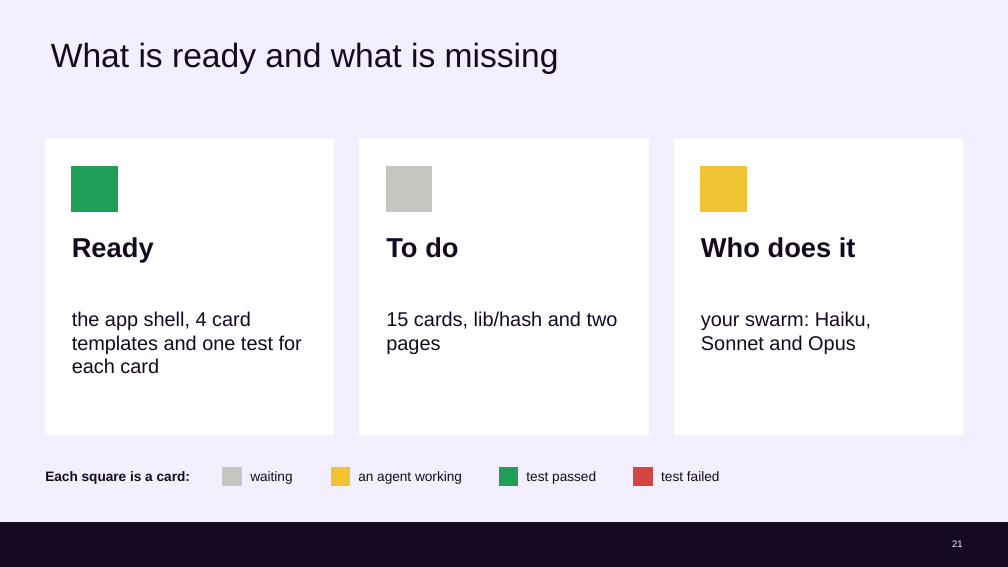
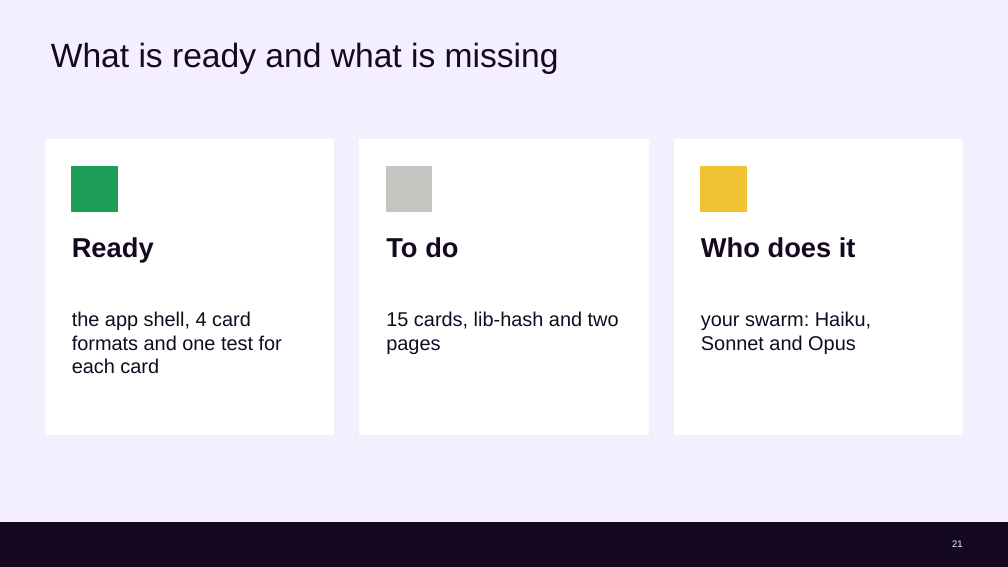
Before and after one commit to cx-guilherme-pinto/workshop-claude, a slide deck: slide 21 of slides/workshop.en.pptx. Drawn at 1008x567 pixels with LibreOffice and Linux fonts; fonts in the diff are those of the drawing; background and template pictures are left out. Boxes give left, top, right and bottom in pixels: in the first picture for what was removed or moved away, otherwise in the second. Text is boxed around its words. In the diff, an @@ line names an element or a change of style, - is before the commit and + after.

```diff
--- a/slides/workshop.en.pptx
+++ b/slides/workshop.en.pptx
@@ text at (72, 311, 282, 374): text changed @@
-the app shell, 4 card templates and one test for each card
+the app shell, 4 card formats and one test for each card
@@ text at (386, 311, 619, 354): text changed @@
-15 cards, lib/hash and two pages
+15 cards, lib-hash and two pages
@@ text removed at (45, 471, 190, 484) @@
-Each square is a card:
@@ rectangle removed at (223, 467, 241, 485) @@
@@ text removed at (250, 471, 292, 484) @@
-waiting
@@ rectangle removed at (331, 467, 349, 485) @@
@@ text removed at (358, 471, 462, 484) @@
-an agent working
@@ rectangle removed at (499, 467, 517, 485) @@
@@ text removed at (526, 471, 596, 484) @@
-test passed
@@ rectangle removed at (634, 467, 653, 485) @@
@@ text removed at (661, 471, 720, 481) @@
-test failed
```
Also in this commit, not shown: 32 other slides changed, 12 other files.
